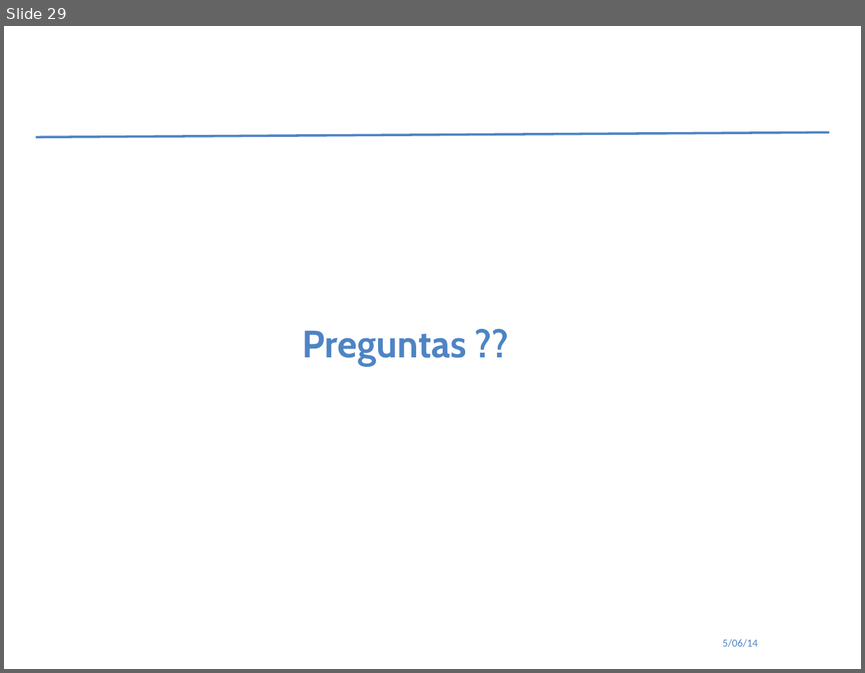
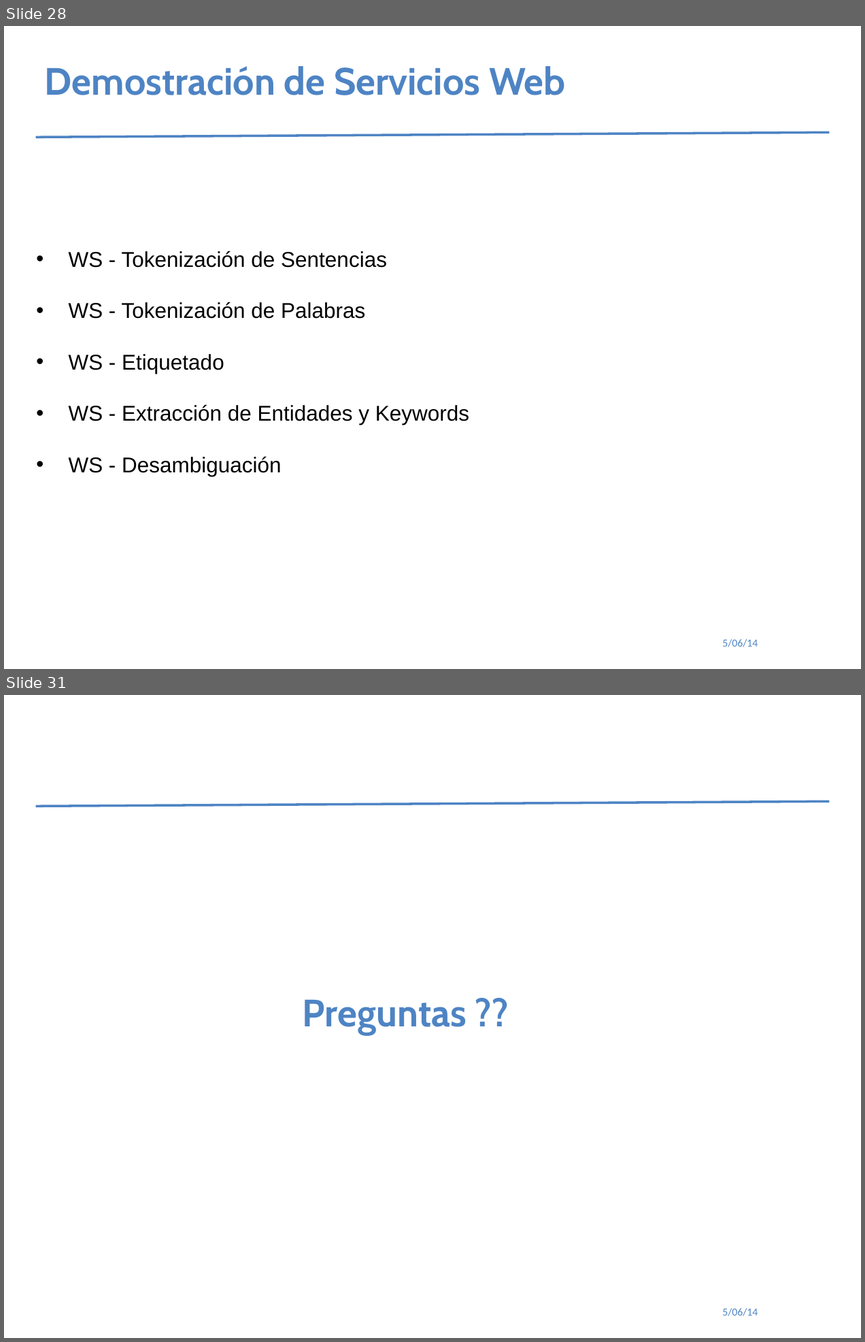
Before and after one commit to wfabricms/tesisDocument, a slide deck: presentacion/Presentacion Tesis 2014 - II.pptx. Shown one above the other, each under a label of ours: slide 29 before the commit, slides 28 and 31 after it; the slides between them are not shown. The pictures are 865x673 and 865x1342 pixels, drawn with LibreOffice and Linux fonts; fonts in the diff are those of the drawing. Boxes give left, top, right and bottom in pixels: in the first picture for what was removed or moved away, otherwise in the second. Text is boxed around its words. In the diff, an @@ line names an element or a change of style, - is before the commit and + after.

```diff
--- a/presentacion/Presentacion Tesis 2014 - II.pptx
+++ b/presentacion/Presentacion Tesis 2014 - II.pptx
@@ slide 28 added at [4, 26, 861, 669], background #FFFFFF; not listed: 2 template elements that a slide beside it also shows @@
@@ text added at [45, 66, 566, 95], 32 pt, text #4E84C4, bold @@
+Demostración de Servicios Web
@@ subtitle added at [69, 250, 469, 476], 18 pt, text #000000 @@
+            • WS - Tokenización de Sentencias
+      • WS - Tokenización de Palabras
+      • WS - Etiquetado
+      • WS - Extracción de Entidades y Keywords
+      • WS - Desambiguación
@@ what was slide 29 is now slide 31 @@
```
Also in this commit, not shown: 12 slides changed, 1 other slide added, 22 other files.
